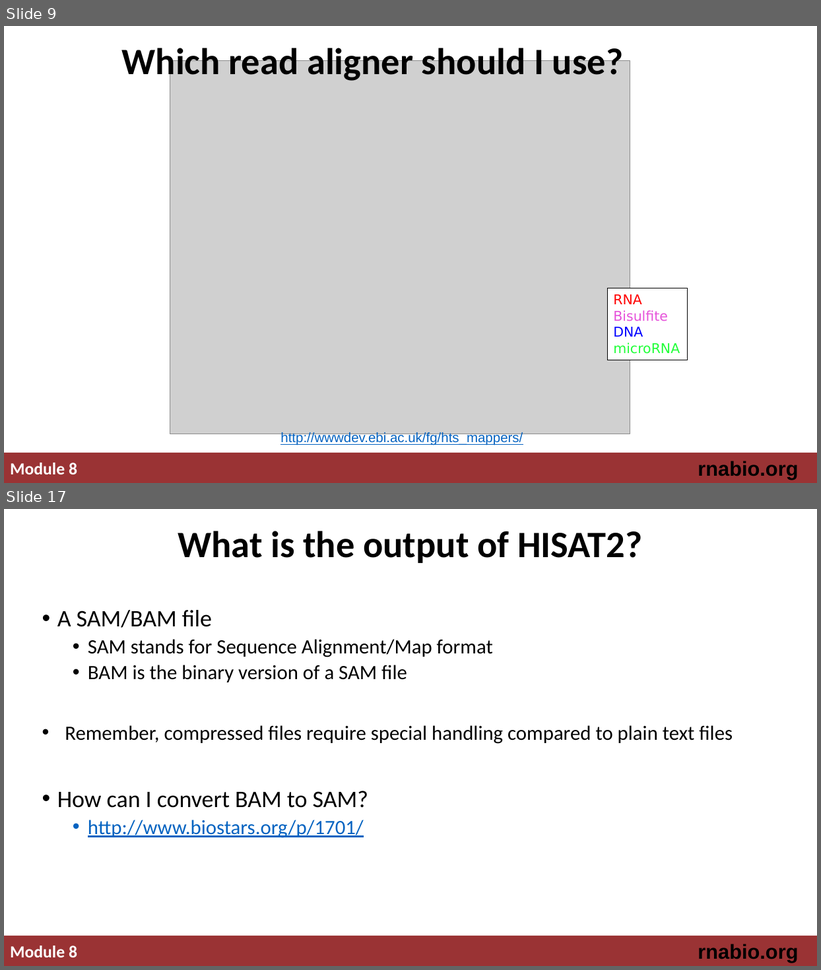
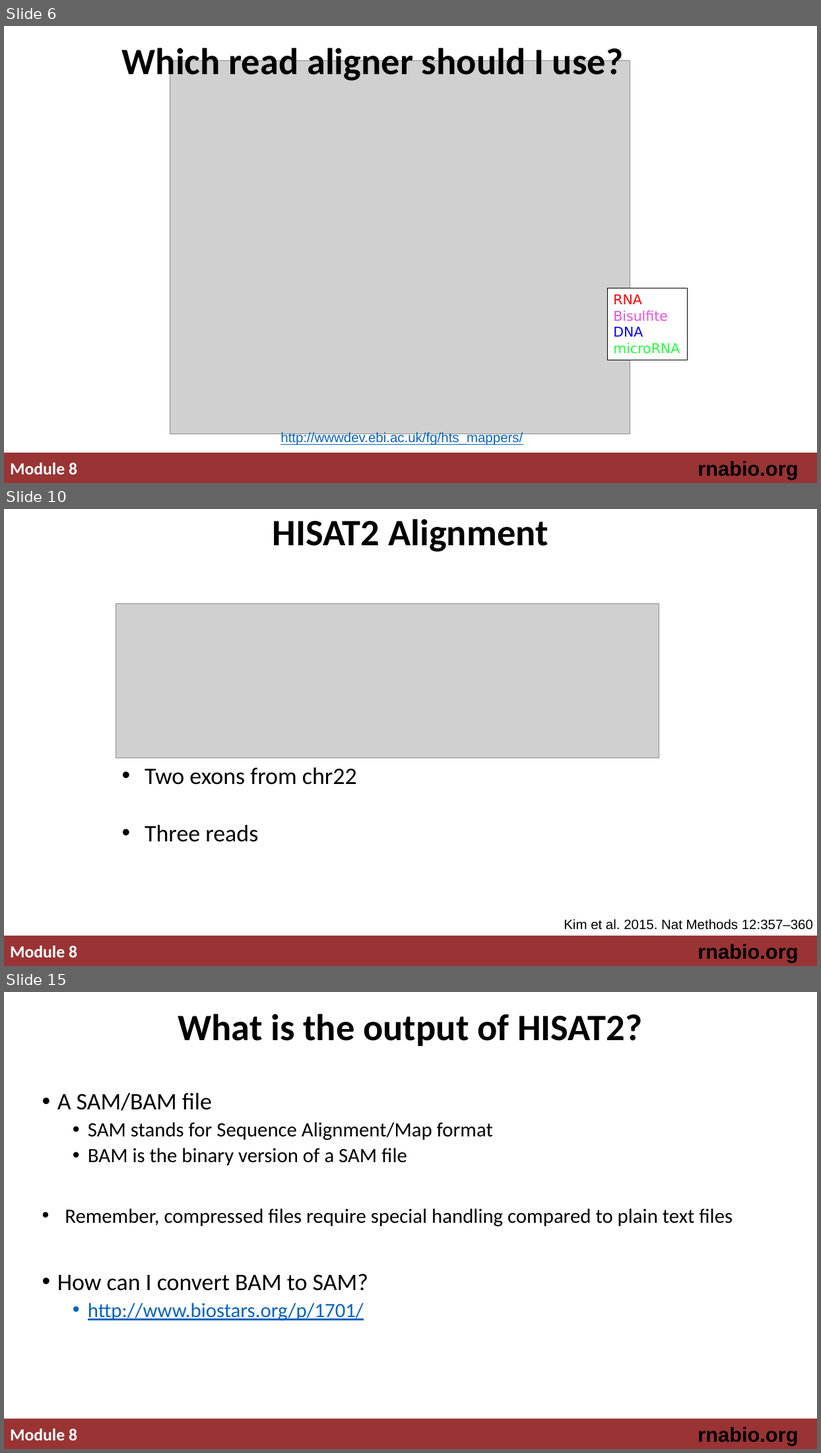
Before and after one commit to griffithlab/rnabio.org, a slide deck: assets/lectures/cbw-cshl/2019/mini/RNASeq_MiniLecture_08_01_Alignment.pptx. Shown one above the other, each under a label of ours: slides 9 and 17 before the commit, slides 6, 10 and 15 after it; the slides between them are not shown. The pictures are 821x970 and 821x1453 pixels, drawn with LibreOffice and Linux fonts; fonts in the diff are those of the drawing; grey boxes stand for pictures. Boxes give left, top, right and bottom in pixels: in the first picture for what was removed or moved away, otherwise in the second. Text is boxed around its words. In the diff, an @@ line names an element or a change of style, - is before the commit and + after.

Commit message:
updating alignment slides

```diff
--- a/assets/lectures/cbw-cshl/2019/mini/RNASeq_MiniLecture_08_01_Alignment.pptx
+++ b/assets/lectures/cbw-cshl/2019/mini/RNASeq_MiniLecture_08_01_Alignment.pptx
@@ slide 10 added at box(4, 509, 817, 966), background #FFFFFF; not listed: 3 template elements that a slide beside it also shows @@
@@ title added at box(273, 519, 548, 552), 44 pt, text #000000, bold @@
+HISAT2 Alignment
@@ picture added at box(116, 603, 659, 758) @@
@@ text added at box(145, 768, 357, 842), 28 pt, text #000000 @@
+• Two exons from chr22
+• Three reads
@@ text added at box(564, 920, 813, 930), 16 pt, text #000000 @@
+Kim et al. 2015. Nat Methods 12:357–360
@@ what was slide 9 is now slide 6 @@
@@ what was slide 17 is now slide 15 @@
```
Also in this commit, not shown: 8 slides changed, 3 slides removed, 2 other files.
